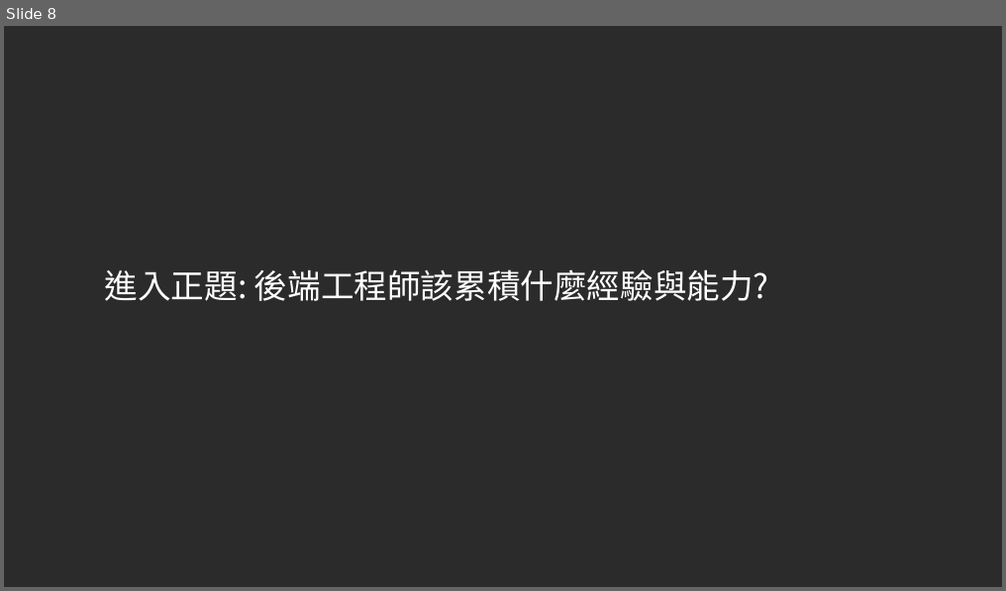
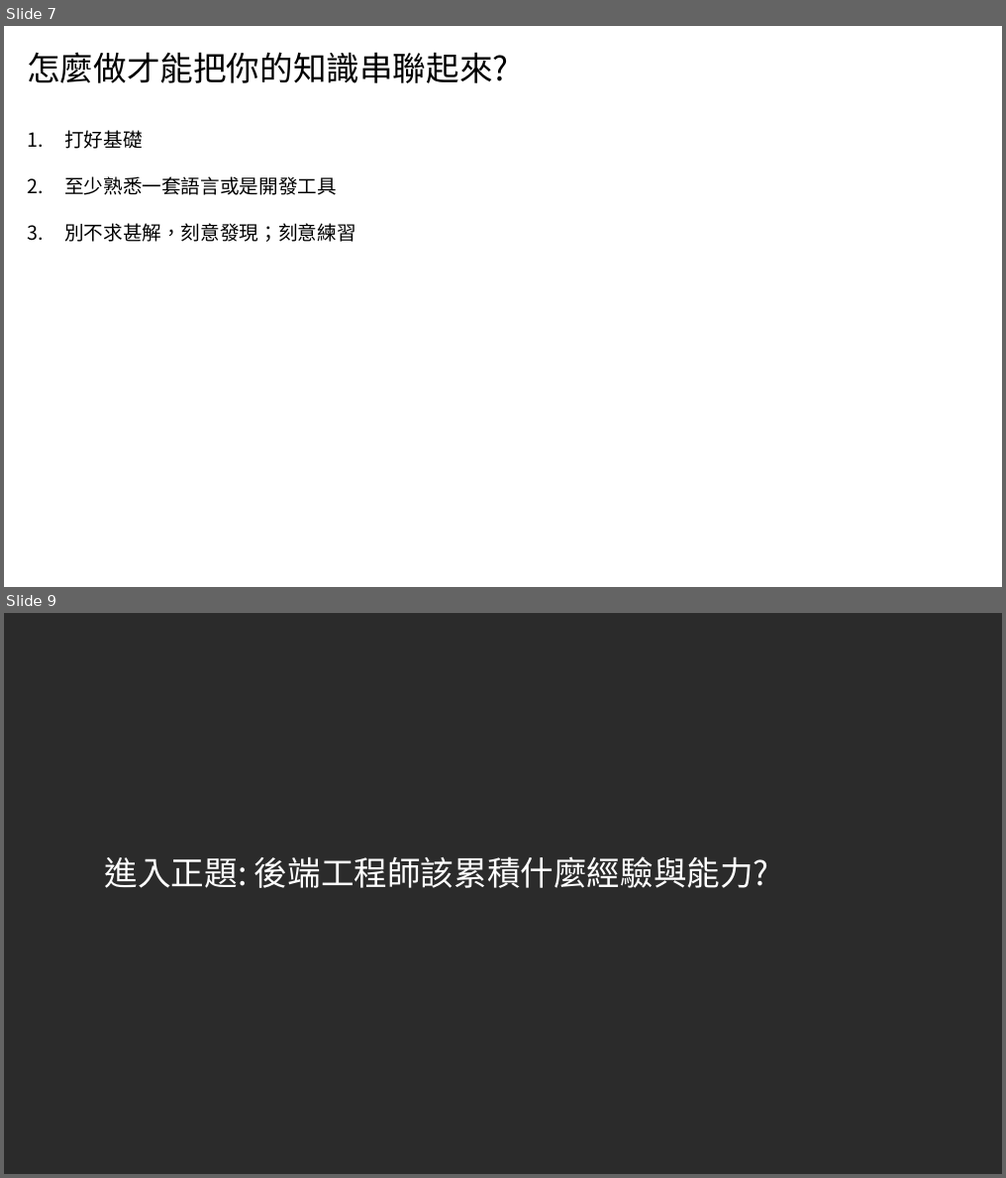
Before and after one commit to andrew0928/Meetup, a slide deck: 20200823.Study4Dev/Study4-後端工程師的修練之路-AndrewWu.pptx. Shown one above the other, each under a label of ours: slide 8 before the commit, slides 7 and 9 after it; the slides between them are not shown. The pictures are 1006x591 and 1006x1178 pixels, drawn with LibreOffice and Linux fonts; fonts in the diff are those of the drawing; background and template pictures are left out; a plain dark background stands for a picture behind light text. Boxes give left, top, right and bottom in pixels: in the first picture for what was removed or moved away, otherwise in the second. Text is boxed around its words. In the diff, an @@ line names an element or a change of style, - is before the commit and + after.

```diff
--- a/20200823.Study4Dev/Study4-後端工程師的修練之路-AndrewWu.pptx
+++ b/20200823.Study4Dev/Study4-後端工程師的修練之路-AndrewWu.pptx
@@ slide 7 added at (x1=4, y1=26, x2=1002, y2=587), background #FFFFFF @@
@@ title added at (x1=27, y1=52, x2=508, y2=83), 24 pt, text #000000 @@
+怎麼做才能把你的知識串聯起來?
@@ subtitle added at (x1=64, y1=130, x2=355, y2=242), 14 pt, text #000000 @@
+1. 打好基礎
+2. 至少熟悉一套語言或是開發工具
+3. 別不求甚解，刻意發現；刻意練習
@@ what was slide 8 is now slide 9 @@
```
Also in this commit, not shown: 2 slides changed, 9 other slides added, 8 slides removed.
